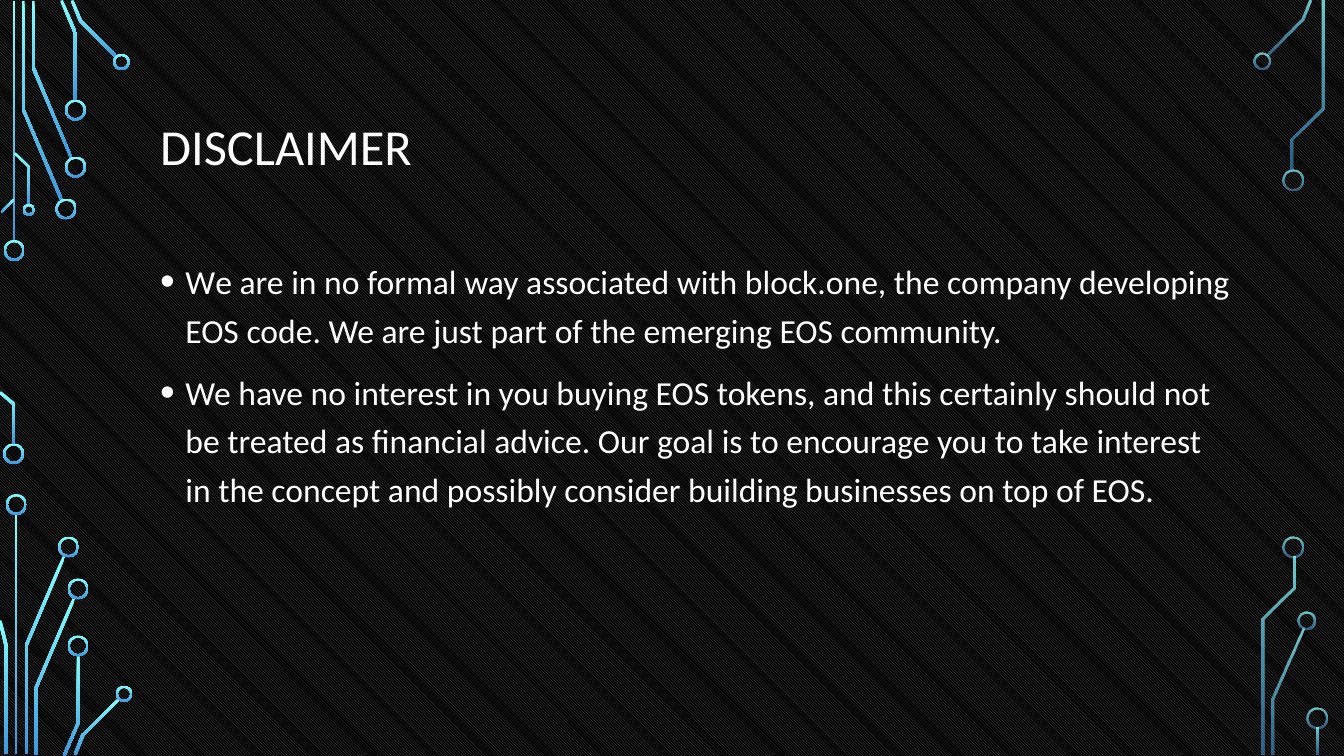
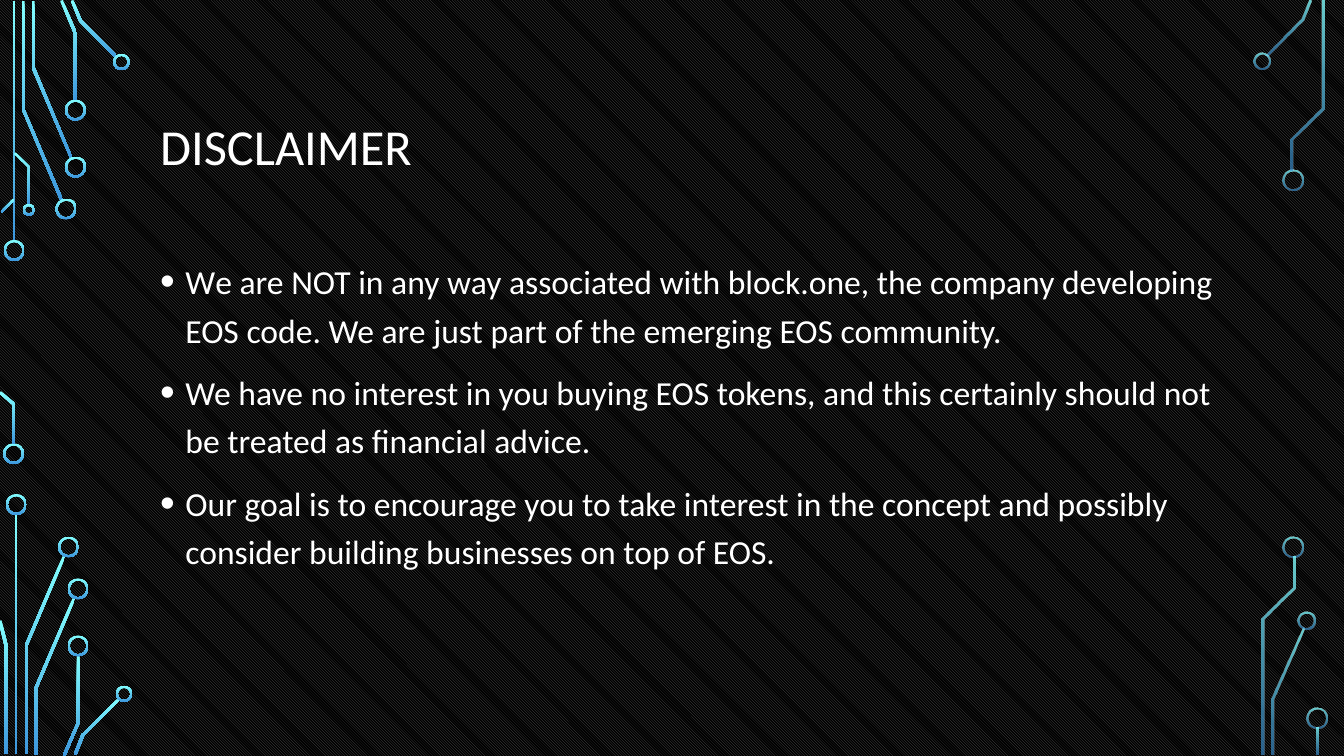
Before and after one commit to tokenika/tokenika.github.io, a slide deck: slide 5 of WarsawBlock(3).pptx. Drawn at 1344x756 pixels with LibreOffice and Linux fonts; fonts in the diff are those of the drawing; background and template pictures are left out. Boxes give left, top, right and bottom in pixels: in the first picture for what was removed or moved away, otherwise in the second. Text is boxed around its words. In the diff, an @@ line names an element or a change of style, - is before the commit and + after.

```diff
--- a/WarsawBlock(3).pptx
+++ b/WarsawBlock(3).pptx
@@ text at [185,270,1212,570]: text changed @@
-• We are in no formal way associated with block.one, the company developing EOS code. We are just part of the emerging EOS community.
-• We have no interest in you buying EOS tokens, and this certainly should not be treated as financial advice. Our goal is to encourage you to take interest in the concept and possibly consider building businesses on top of EOS.
+• We are NOT in any way associated with block.one, the company developing EOS code. We are just part of the emerging EOS community.
+• We have no interest in you buying EOS tokens, and this certainly should not be treated as financial advice.
+• Our goal is to encourage you to take interest in the concept and possibly consider building businesses on top of EOS.
```
Also in this commit, not shown: 3 other slides changed, 1 other file.
